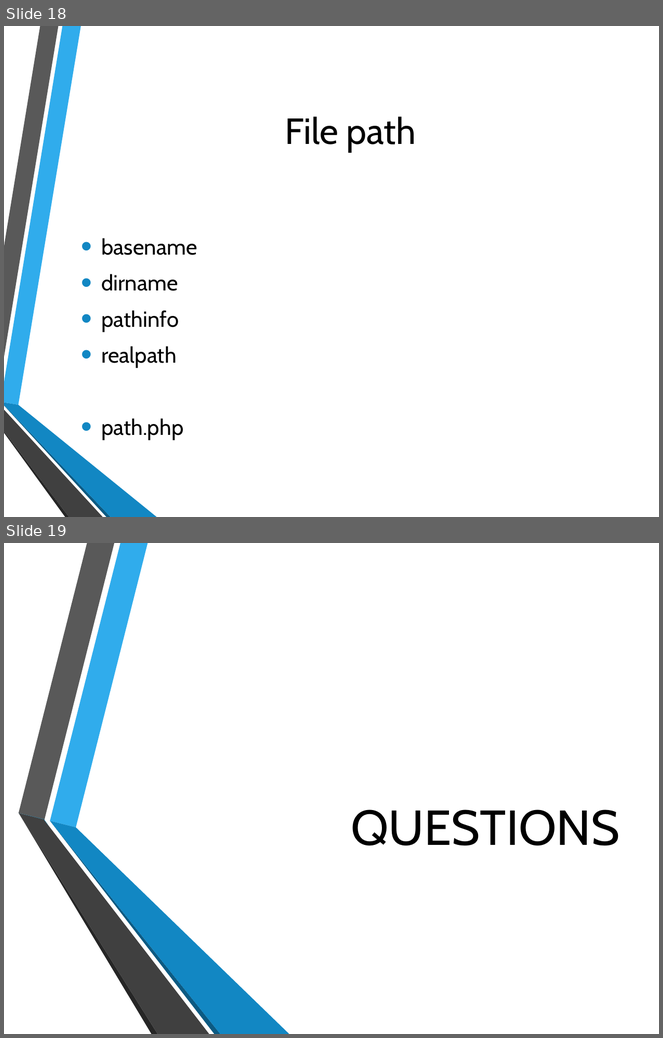
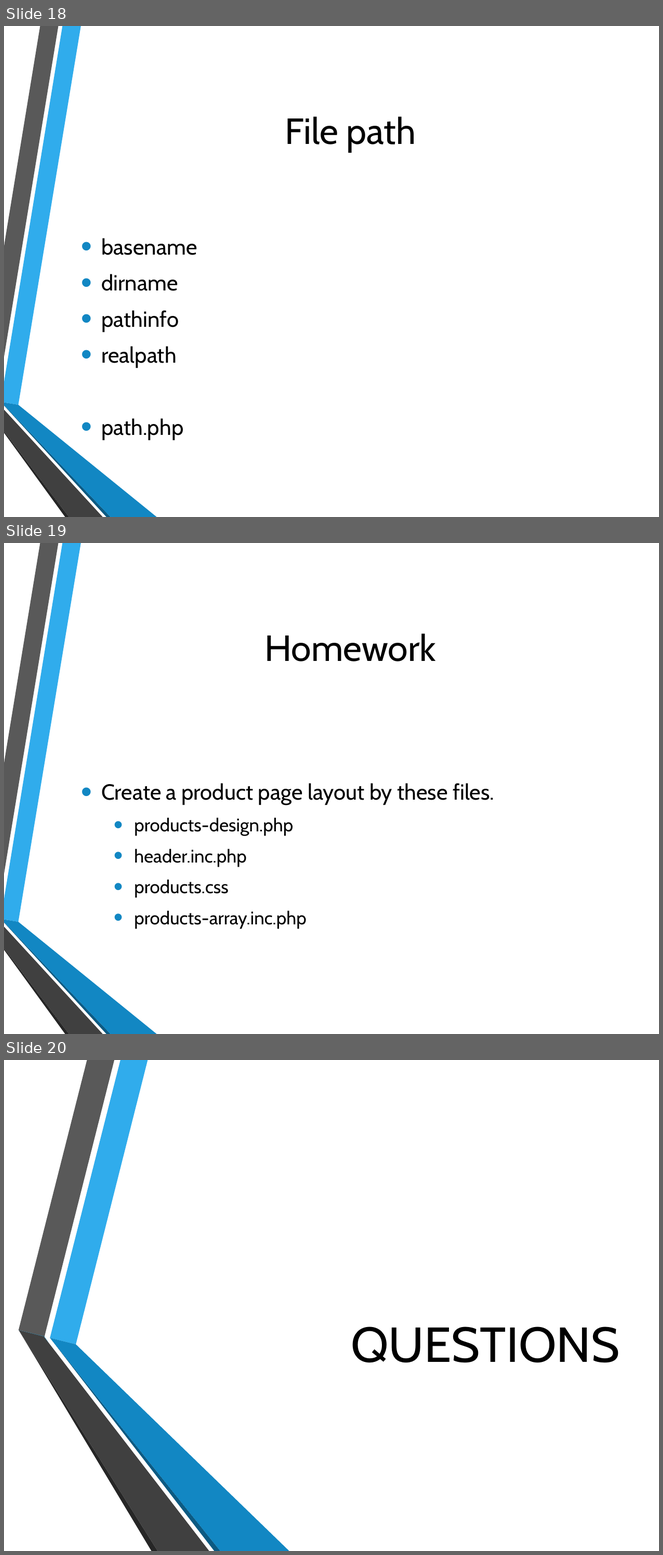
Before and after one commit to hatted/fevaworks-php, a slide deck: php-fw6/lesson6.pptx. Shown one above the other, each under a label of ours: slides 18 and 19 before the commit, slides 18, 19 and 20 after it. The pictures are 663x1038 and 663x1555 pixels, drawn with LibreOffice and Linux fonts; fonts in the diff are those of the drawing; background and template pictures are left out. Boxes give left, top, right and bottom in pixels: in the first picture for what was removed or moved away, otherwise in the second. Text is boxed around its words. In the diff, an @@ line names an element or a change of style, - is before the commit and + after.

```diff
--- a/php-fw6/lesson6.pptx
+++ b/php-fw6/lesson6.pptx
@@ slide 19 added at (x1=4, y1=543, x2=659, y2=1034), background picture (left out); not listed: 6 template elements that a slide beside it also shows @@
@@ title added at (x1=265, y1=633, x2=436, y2=662), 40 pt, text #000000 @@
+Homework
@@ text added at (x1=101, y1=783, x2=494, y2=929), 20 pt, text #000000 @@
+• Create a product page layout by these files.
+  • products-design.php
+  • header.inc.php
+  • products.css
+  • products-array.inc.php
@@ what was slide 19 is now slide 20 @@
```
Also in this commit, not shown: 7 other files.
